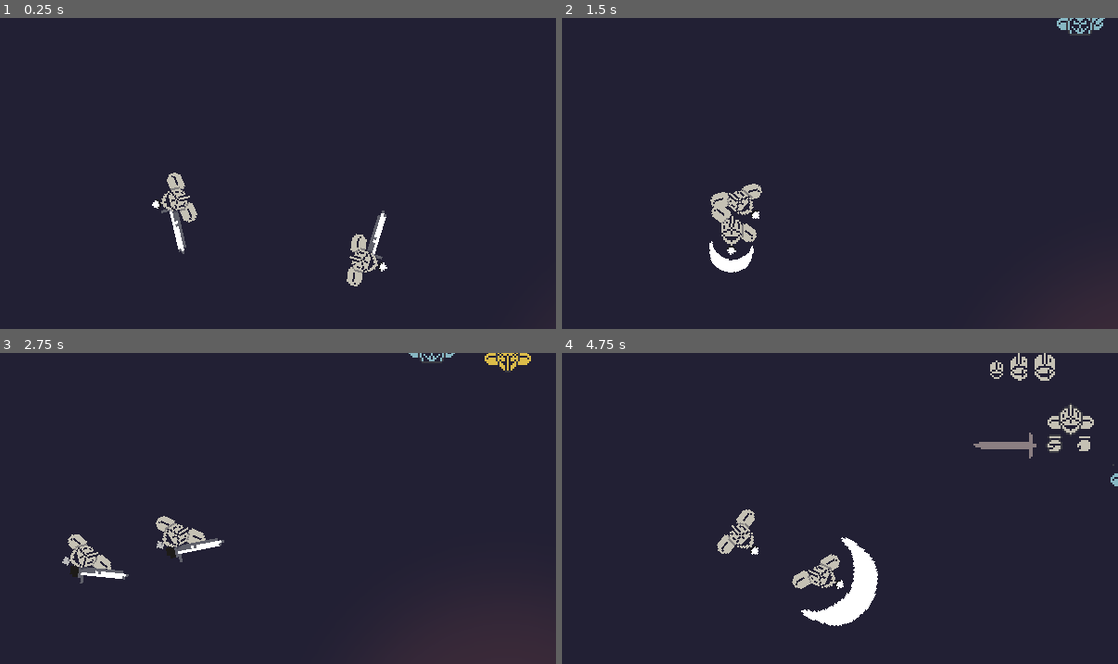
Above: before the commit, frames 1-4 (two rows, left to right).
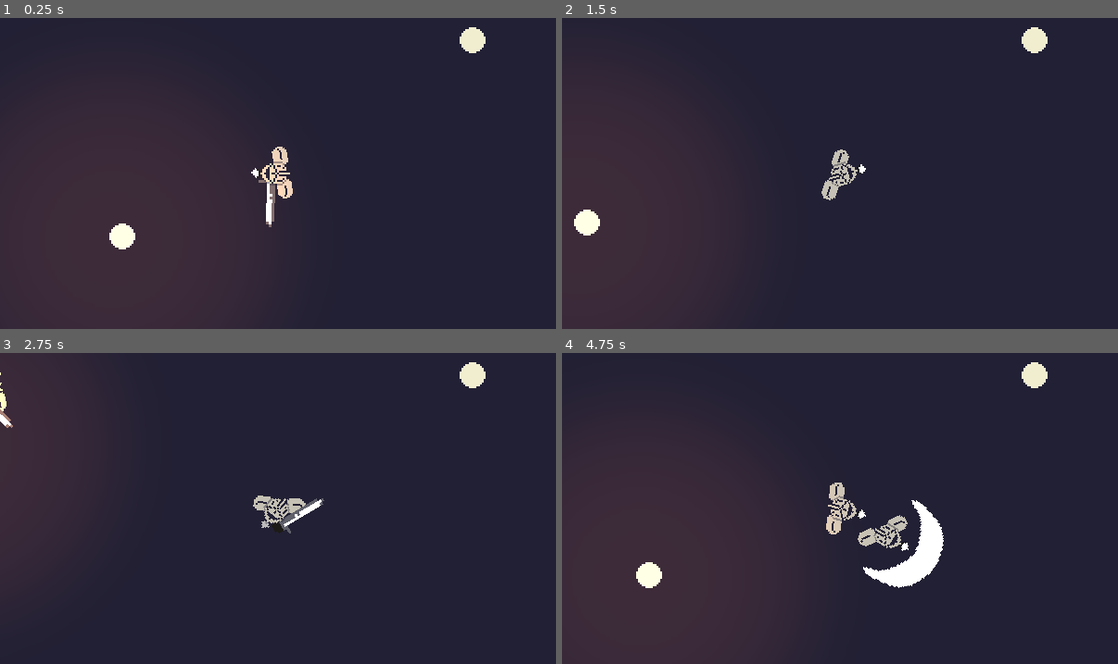
Above: after the commit, the same moments.

Repository: BGuerrero825/Medieval-Brawler
Game: Godot game, scene res://test.tscn
Two runs of this game, one before a commit and one after it. Both use one fixed random seed, a clock stepped at 60 frames per second and the inputs below.
Inputs (mouse positions are in pixels of both pictures, inside the frame that each line leads up to):
- Up to frame 1 (0.25 s): no input
- Up to frame 2 (1.5 s): move the mouse to (962, 157) at 0.52 s; press the mouse at (962, 157) at 0.53 s; hold D (move_right) 0.53-1.28 s; move the mouse to (728, 189) at 1.27 s; release the mouse at (728, 189) at 1.28 s; hold S (move_down) from 1.28 s (still down); right-click (728, 189) at 1.35 s
- Up to frame 3 (2.75 s): move the mouse to (333, 440) at 2.02 s; release S (move_down) at 2.03 s; press the mouse at (333, 440) at 2.03 s; hold D (move_right) from 2.03 s (still down)
- Up to frame 4 (4.75 s): move the mouse to (812, 570) at 2.77 s; release D (move_right) at 2.78 s; release the mouse at (812, 570) at 2.78 s; hold W (move_up) 2.78-3.53 s; right-click (812, 570) at 2.85 s; move the mouse to (1006, 555) at 3.52 s; press the mouse at (1006, 555) at 3.53 s; hold A (move_left) from 3.53 s (still down); move the mouse to (673, 461) at 4.27 s; release the mouse at (673, 461) at 4.28 s; right-click (673, 461) at 4.35 s

The runs differ from the first frame. In frame 1, 17% of the frame differs, in the area x 4-88%, y 2-100%; in frame 2, 11%; in frame 3, 4.7%; in frame 4, 20%, in the area x 0-100%, y 0-100%.

Commit message:
removed unnecessary .godot folder; added an audio player BoomBox with sound tracks made in Reaper; started building a canvas layer for GUI items

Diff:
--- /dev/null
+++ b/BoomBox.gd
@@ -0,0 +1,15 @@
+extends Node2D
+
+
+# Called when the node enters the scene tree for the first time.
+func _ready():
+	$HihatDown.play()
+	$Openhat.play()
+	$Kick.play()
+	$SnareBase.play()
+	pass # Replace with function body.
+
+
+# Called every frame. 'delta' is the elapsed time since the previous frame.
+func _process(delta):
+	pass
--- /dev/null
+++ b/BoomBox.tscn
@@ -0,0 +1,30 @@
+[gd_scene load_steps=8 format=3 uid="uid://b8xbq10drbqeg"]
+
+[ext_resource type="AudioStream" uid="uid://70p6oaassfrl" path="res://music/openhat-808.ogg" id="1_6q55v"]
+[ext_resource type="Script" path="res://BoomBox.gd" id="1_y83iv"]
+[ext_resource type="AudioStream" uid="uid://b1anrd8whwsok" path="res://music/kick-classic.ogg" id="2_l47en"]
+[ext_resource type="AudioStream" uid="uid://uh4k202mnpun" path="res://music/hihat-808_down.ogg" id="2_ofp42"]
+[ext_resource type="AudioStream" uid="uid://ciu4n2lbquviv" path="res://music/snare-808_base.ogg" id="3_glc6b"]
+[ext_resource type="AudioStream" uid="uid://c2x03dq5t7fwy" path="res://music/hihat-digital_up.ogg" id="4_rn532"]
+[ext_resource type="AudioStream" uid="uid://bbiv2g4us2121" path="res://music/snare-808_flare.ogg" id="5_qekl3"]
+
+[node name="BoomBox" type="Node2D"]
+script = ExtResource("1_y83iv")
+
+[node name="HihatDown" type="AudioStreamPlayer2D" parent="."]
+stream = ExtResource("2_ofp42")
+
+[node name="Openhat" type="AudioStreamPlayer2D" parent="."]
+stream = ExtResource("1_6q55v")
+
+[node name="Kick" type="AudioStreamPlayer2D" parent="."]
+stream = ExtResource("2_l47en")
+
+[node name="SnareBase" type="AudioStreamPlayer2D" parent="."]
+stream = ExtResource("3_glc6b")
+
+[node name="HihatUp" type="AudioStreamPlayer2D" parent="."]
+stream = ExtResource("4_rn532")
+
+[node name="SnareFlare" type="AudioStreamPlayer2D" parent="."]
+stream = ExtResource("5_qekl3")
--- a/Knight.tscn
+++ b/Knight.tscn
@@ -575,8 +575,5 @@
 }
 
 [node name="AnimationTree" type="AnimationTree" parent="."]
-libraries = {
-"": SubResource("AnimationLibrary_qew0s")
-}
 tree_root = SubResource("11")
 anim_player = NodePath("../AnimationPlayer")
--- a/test.tscn
+++ b/test.tscn
@@ -1,10 +1,11 @@
-[gd_scene load_steps=6 format=3 uid="uid://16ofc8ygsdek"]
+[gd_scene load_steps=7 format=3 uid="uid://16ofc8ygsdek"]
 
 [ext_resource type="Texture2D" uid="uid://8vtdb34qdrcf" path="res://art/background.png" id="1_dt1wx"]
 [ext_resource type="Texture2D" uid="uid://1pby3hpho3uu" path="res://art/orb.png" id="2_c0jsy"]
 [ext_resource type="PackedScene" uid="uid://d0aq0lvdymtje" path="res://Player.tscn" id="3"]
 [ext_resource type="Texture2D" uid="uid://ccpclm1mvohi6" path="res://art/spot.png" id="3_xi1yj"]
 [ext_resource type="PackedScene" path="res://AI_Knight.tscn" id="4"]
+[ext_resource type="PackedScene" uid="uid://b8xbq10drbqeg" path="res://BoomBox.tscn" id="6_6lfbx"]
 
 [node name="base" type="Node2D"]
 texture_filter = 1
@@ -15,12 +16,12 @@
 region_enabled = true
 region_rect = Rect2(0, 0, 800, 800)
 
-[node name="Orb3" type="Sprite2D" parent="."]
+[node name="Orb" type="Sprite2D" parent="."]
 z_index = 1
-position = Vector2(227, 139)
+position = Vector2(66, 118)
 texture = ExtResource("2_c0jsy")
 
-[node name="Light3D" type="PointLight2D" parent="Orb3"]
+[node name="Light3D" type="PointLight2D" parent="Orb"]
 color = Color(0.984314, 0.427451, 0.12549, 1)
 energy = 0.8
 range_item_cull_mask = 3
@@ -31,11 +32,29 @@
 texture_scale = 3.0
 
 [node name="Player" parent="." instance=ExtResource("3")]
-position = Vector2(-54, 14)
+position = Vector2(150, 84)
 
 [node name="Camera2D" type="Camera2D" parent="Player"]
 texture_filter = 1
-position = Vector2(54, -14)
 
 [node name="Knight" parent="." instance=ExtResource("4")]
-position = Vector2(60, 52)
+position = Vector2(-134, 17)
+
+[node name="BoomBox" parent="." instance=ExtResource("6_6lfbx")]
+
+[node name="CanvasLayer" type="CanvasLayer" parent="."]
+
+[node name="Control" type="Control" parent="CanvasLayer"]
+texture_filter = 1
+layout_mode = 3
+anchors_preset = 0
+offset_left = 248.0
+offset_top = 5.0
+offset_right = 248.0
+offset_bottom = 45.0
+
+[node name="TextureRect" type="TextureRect" parent="CanvasLayer/Control"]
+layout_mode = 0
+offset_right = 14.0
+offset_bottom = 14.0
+texture = ExtResource("2_c0jsy")
Not shown, added: music/hihat-808_down.ogg.import
Not shown, added: music/hihat-digital_up.ogg.import
Not shown, added: music/kick-classic.ogg.import
Not shown, added: music/openhat-808.ogg.import
Not shown, added: music/snare-808_base.ogg.import
Not shown, added: music/snare-808_flare.ogg.import
Not shown, added: .gitignore
Not shown, added: music/hihat-808_down.ogg
Not shown, added: music/hihat-digital_up.ogg
Not shown, added: music/kick-classic.ogg
Not shown, added: music/openhat-808.ogg
Not shown, added: music/snare-808_base.ogg
(and 1 more such lines)
